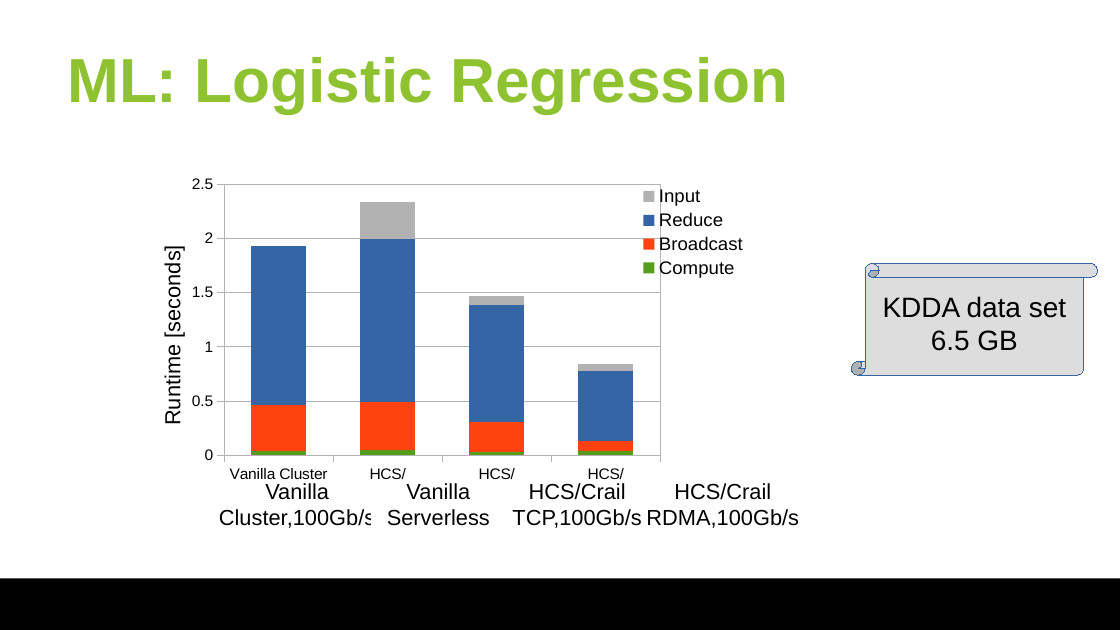
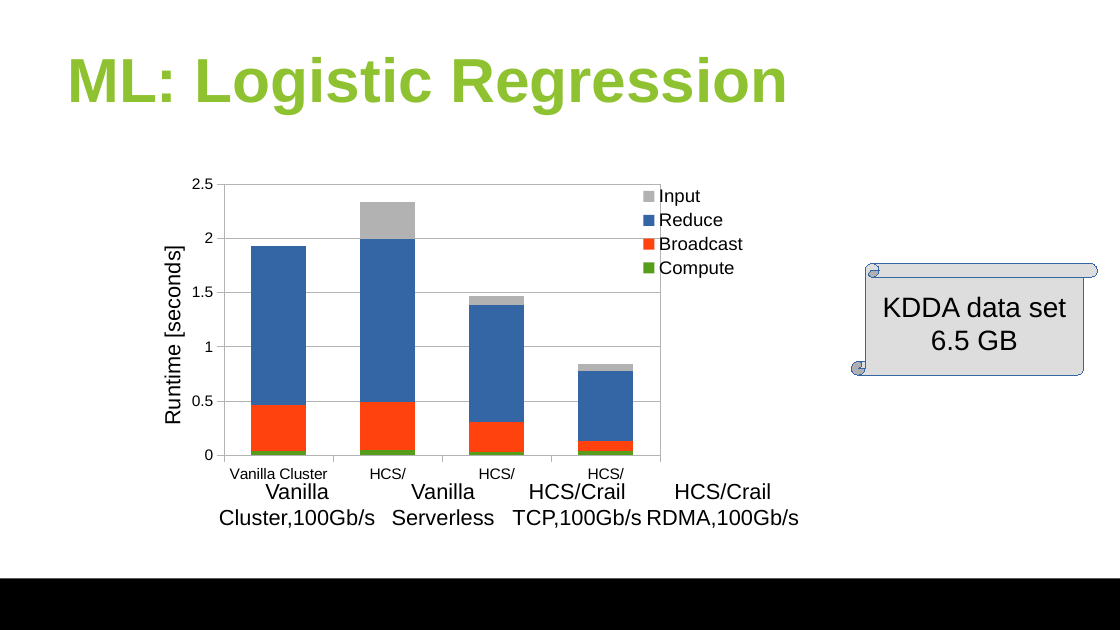
Before and after one commit to huangyibo/spark-summit-18, a slide deck: slide 39 of slides/spark-summit-18.odp. Drawn at 1120x630 pixels with LibreOffice and Linux fonts; fonts in the diff are those of the drawing; background and template pictures are left out. Boxes give left, top, right and bottom in pixels: in the first picture for what was removed or moved away, otherwise in the second. Text is boxed around its words. In the diff, an @@ line names an element or a change of style, - is before the commit and + after.

Commit message:
slides

```diff
--- a/slides/spark-summit-18.odp
+++ b/slides/spark-summit-18.odp
@@ text "Vanilla" rewrapped from (371,482,505,526) to (392,483,495,526) @@
```
Also in this commit, not shown: 1 other file.
